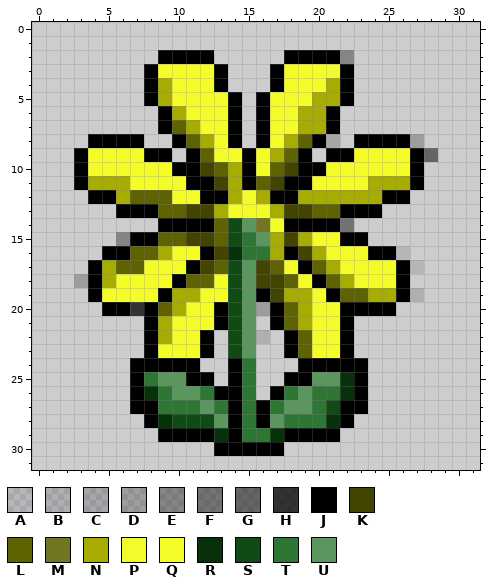
Two versions of one pixel-art sprite, Assets/Sprites/PropellerPlant/flower-back-rotate.png. That is the earlier state.
The file is 32x32 pixels. Pixels under 10% opacity are left out. Colours within 5 levels of each other are drawn and written as one.
Palette (. is transparent): A #0000001d  B #00000025  C #00000031  D #0000003c  E #0000005a  F #00000070  G #00000081  H #000000c0  J #000000  K #424400  L #5f6200  M #737620  N #a6ac00  P #f5fd28f5  Q #f5fd28  R #07310a  S #104b15  T #2e7633  U #5a965e
Pixels before, first column x 3:
 2 ......JJJJ.....JJJJE......
 3 .....JQQQQJ...JQQQPJ......
 4 .....JNQQQJ...JQQQNJ......
 5 .....JNQQQQJ.JQQQNNJ......
 6 ......JNQQQJ.JQQNNJ.......
 7 ......JLNQQJ.JQQNNJ.......
 8 .JJJJ..JLNQJ.JQNLJC.JJJJD.
 9 JQQQQJJ.JLQQJQNLJ.JJQQQQJG
10 JQQQQQQJJKLNJQLKJJQQQQQQJ.
11 JNNNQQQQJJKNJLKJJQQQQNNNJ.
12 .JJNLLLQQJJNQNJJNNNNNNJJ..
13 ...JJJLLKKNQQQNKKLLJJJ....
14 ......JJJJLSUMQJJJJF......
15 ...EJJLLKKLSTUNKNQQJJ.....
16 ..JJLLNQQJKRTTNJKNQQQJJA..
17 .JNLLQQQJKLSUKLQJLNQQQQJA.
18 DJNQQQQJLLQSUKKLQJLNQQQJ..
19 .JQQQQJNNQQSUJKNNQJLLNNJB.
20 ..JJHJLNQQJSUDJLNQQJJJJ...
21 .....JNQQQJSU.JLNQQJ......
22 .....JNQQJ.SUB.JLQQJ......
23 .....JQQQJ.SU..JLQQJ......
24 ....JJJJJ..JT...JJJJJ.....
25 ....JTUUJJ.JT..JJUURJ.....
26 ....JRTUUTJJT.JTUTTRJ.....
27 ....JJTTTUTJTJTUUTSJJ.....
28 .....JRSSSUJTJUTTTRJ......
29 ......JJJJRJTTRJJJJ.......
30 ..........JJJJJ...........
And afterwards:
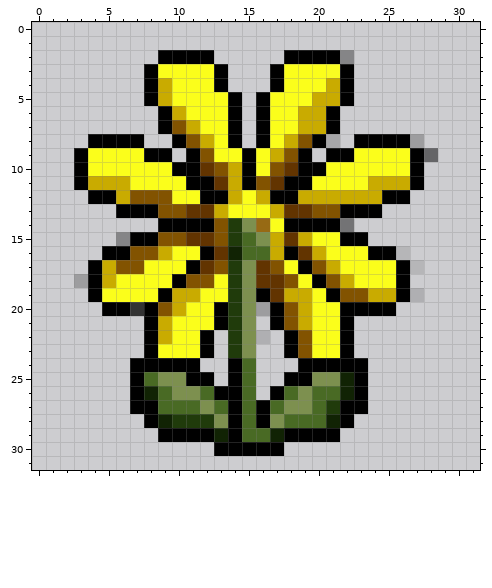
From old to new:
colour K: #424400 -> #623400
colour L: #5f6200 -> #825300
colour M: #737620 -> #976a14
colour N: #a6ac00 -> #c9ab00
colour P: #f5fd28f5 -> #fbfe1bf5
colour Q: #f5fd28 -> #fbfe1b
colour R: #07310a -> #112304
colour S: #104b15 -> #203b0b
colour T: #2e7633 -> #496a24
colour U: #5a965e -> #7d904f
Pixel boxes of the changes (left, top, right, bottom) in both pictures:
changed: (88, 64, 410, 442)
